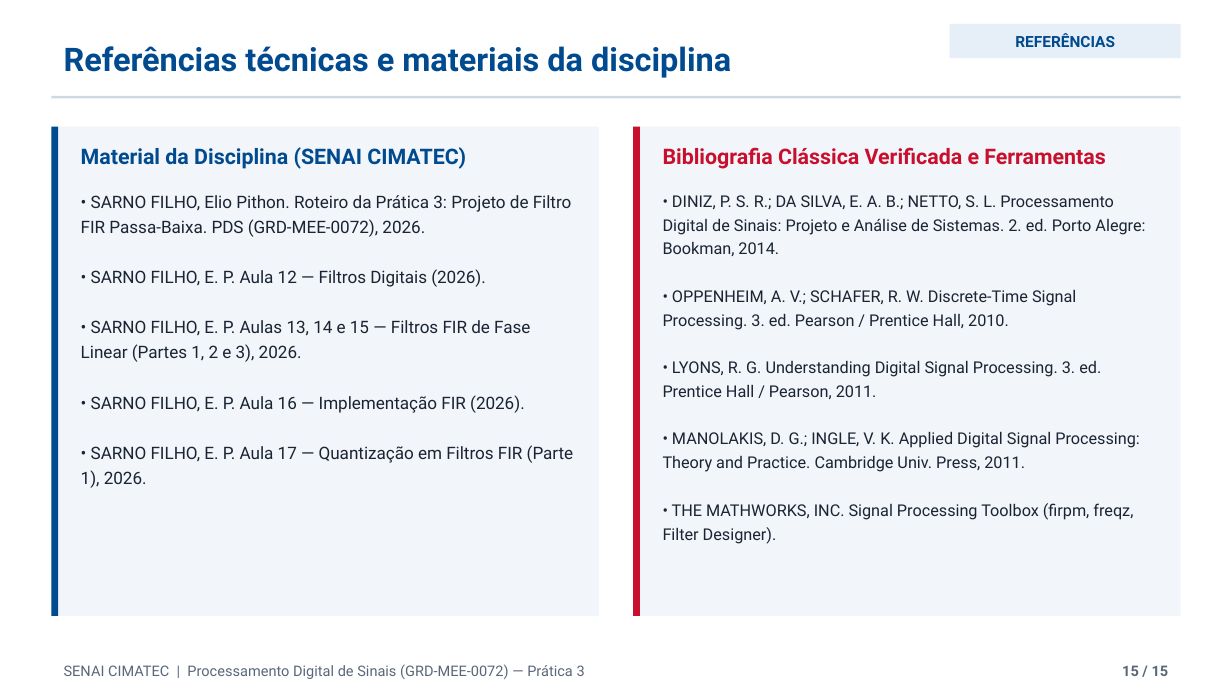
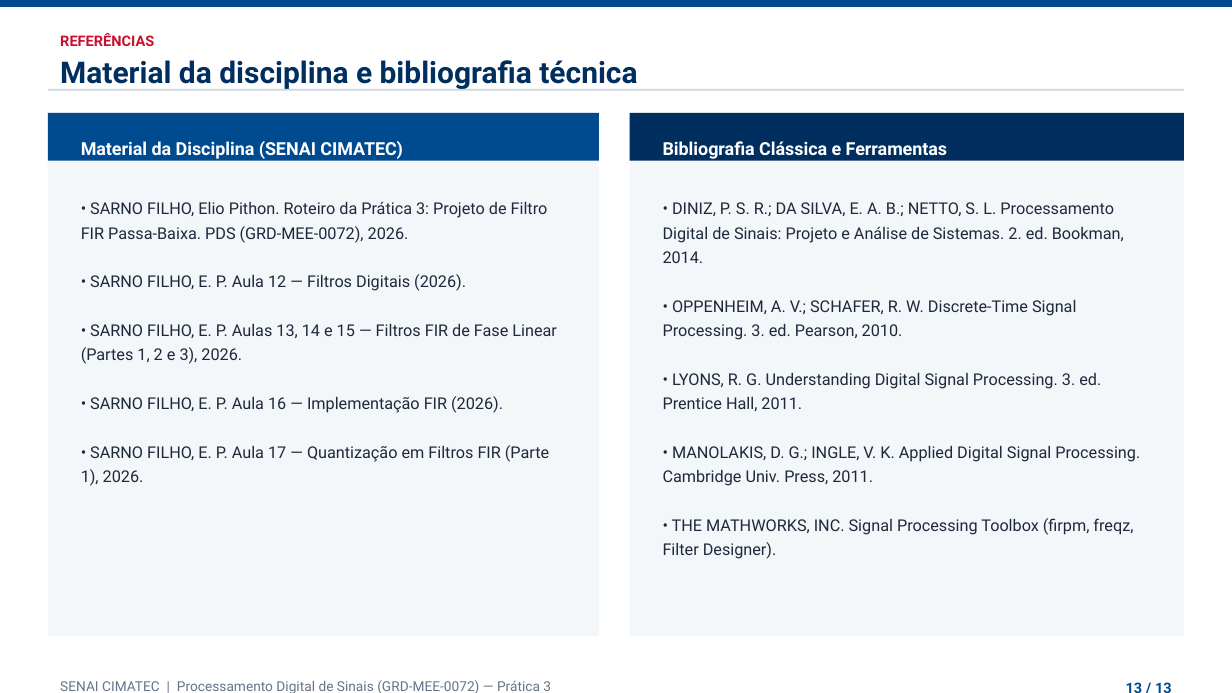
Before and after one commit to Arthur-SantAnna/Filtro-FIR, a slide deck: slide 13 of slides/Apresentacao_Pratica3_Filtro_FIR.pptx (slide 15 before the commit). Drawn at 1232x693 pixels with LibreOffice and Linux fonts; fonts in the diff are those of the drawing. Boxes give left, top, right and bottom in pixels: in the first picture for what was removed or moved away, otherwise in the second. Text is boxed around its words. In the diff, an @@ line names an element or a change of style, - is before the commit and + after.

```diff
--- a/slides/Apresentacao_Pratica3_Filtro_FIR.pptx
+++ b/slides/Apresentacao_Pratica3_Filtro_FIR.pptx
@@ rectangle added at [0,0,1232,7], fill #004A8F @@
@@ text "REFERÊNCIAS": place and size @@
-text "REFERÊNCIAS" at [950,23,1181,58]
+text "REFERÊNCIAS" at [60,33,154,46]
@@ text "REFERÊNCIAS" at [60,33,154,46]: size 9 to 8.5 pt, text colour #004A8F to #C8102E; alignment centre to left; line spacing 1 to 1.25; vertical alignment middle to top; fill #E6EEF7 to none @@
@@ text removed at [64,46,731,78] @@
-Referências técnicas e materiais da disciplina
@@ rectangle: place and size @@
-rectangle at [52,96,1181,99]
+rectangle at [48,89,1184,90]
@@ rectangle at [48,89,1184,90]: fill #CFD8E3 to #CBD5E1 @@
@@ text added at [60,60,637,90], 17.5 pt, text #002F5F, bold @@
+Material da disciplina e bibliografia técnica
@@ rectangle at [48,113,599,637]: fill #F2F5F9 to #F4F7FA @@
@@ rectangle: place and size @@
-rectangle at [52,127,599,616]
+rectangle at [48,113,599,637]
@@ rectangle added at [48,113,599,161], fill #004A8F @@
@@ rectangle: place and size @@
-rectangle at [633,127,1180,616]
+rectangle at [630,113,1184,637]
@@ rectangle at [630,113,1184,637]: fill #F2F5F9 to #F4F7FA @@
@@ rectangle added at [630,113,1184,161], fill #002F5F @@
@@ rectangle removed at [52,127,59,616] @@
@@ text "Material da Disciplina (SENAI CIMATEC)" at [81,141,403,161]: size 12.5 to 10.5 pt, text colour #004A8F to #FFFFFF; line spacing 1 to 1.25; vertical alignment middle to top @@
@@ rectangle removed at [633,127,641,616] @@
@@ text "Bibliografia Clássica e Ferramentas" at [663,141,947,161]: vertical alignment middle to top @@
@@ text at [663,141,947,161]: text changed; size 12.5 to 10.5 pt; text colour #C8102E to #FFFFFF @@
-Bibliografia Clássica Verificada e Ferramentas
+Bibliografia Clássica e Ferramentas
@@ text "• SARNO FILHO, Elio Pithon. ..." at [81,201,557,486]: size 10 to 9.5 pt, text colour #1A2433 to #1E293B; line spacing 1.22 to 1.25 @@
@@ text at [663,202,1140,486]: text changed; text colour #1A2433 to #1E293B @@
-• DINIZ, P. S. R.; DA SILVA, E. A. B.; NETTO, S. L. Processamento Digital de Sinais: Projeto e Análise de Sistemas. 2. ed. Porto Alegre: Bookman, 2014.
-• OPPENHEIM, A. V.; SCHAFER, R. W. Discrete-Time Signal Processing. 3. ed. Pearson / Prentice Hall, 2010.
-• LYONS, R. G. Understanding Digital Signal Processing. 3. ed. Prentice Hall / Pearson, 2011.
-• MANOLAKIS, D. G.; INGLE, V. K. Applied Digital Signal Processing: Theory and Practice. Cambridge Univ. Press, 2011.
+• DINIZ, P. S. R.; DA SILVA, E. A. B.; NETTO, S. L. Processamento Digital de Sinais: Projeto e Análise de Sistemas. 2. ed. Bookman, 2014.
+• OPPENHEIM, A. V.; SCHAFER, R. W. Discrete-Time Signal Processing. 3. ed. Pearson, 2010.
+• LYONS, R. G. Understanding Digital Signal Processing. 3. ed. Prentice Hall, 2011.
+• MANOLAKIS, D. G.; INGLE, V. K. Applied Digital Signal Processing. Cambridge Univ. Press, 2011.
@@ text at [663,518,1133,559]: text colour #1A2433 to #1E293B in "• THE MATHWORKS, INC. Signal Processing Toolbox ..."; line spacing 1.22 to 1.25 @@
@@ text "SENAI CIMATEC | Processamento Digital ..." at [60,680,551,693]: size 8.5 to 8 pt, text colour #5A6778 to #64748B; line spacing 1 to 1.25; vertical alignment middle to top @@
@@ text added at [1082,663,1184,686], 8.5 pt, text #004A8F, bold @@
+13 / 13
@@ text removed at [1122,665,1169,676] @@
-15 / 15
```
Also in this commit, not shown: 8 other slides changed, 4 slides added, 6 slides removed, 3 other files.
